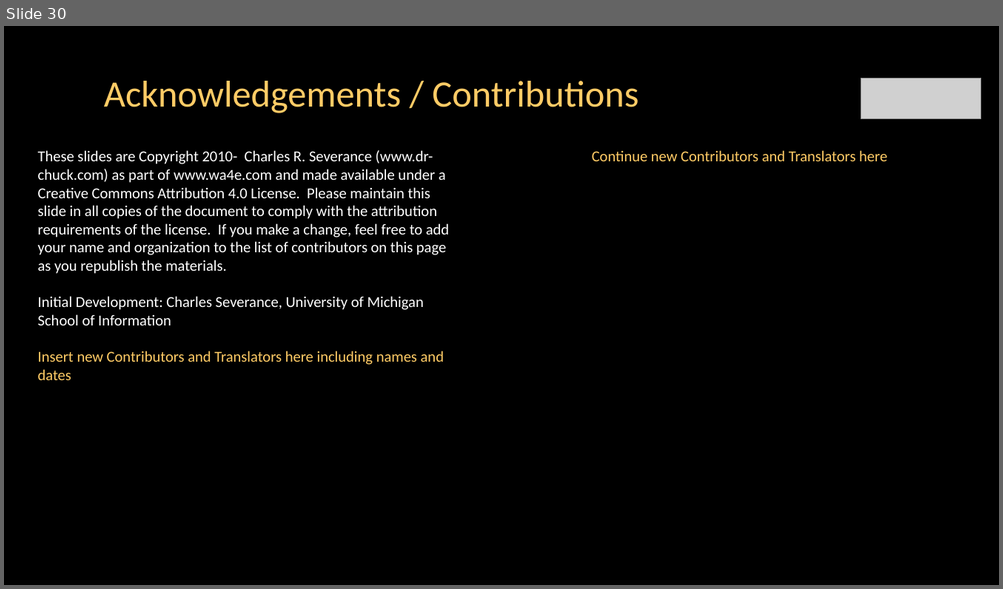
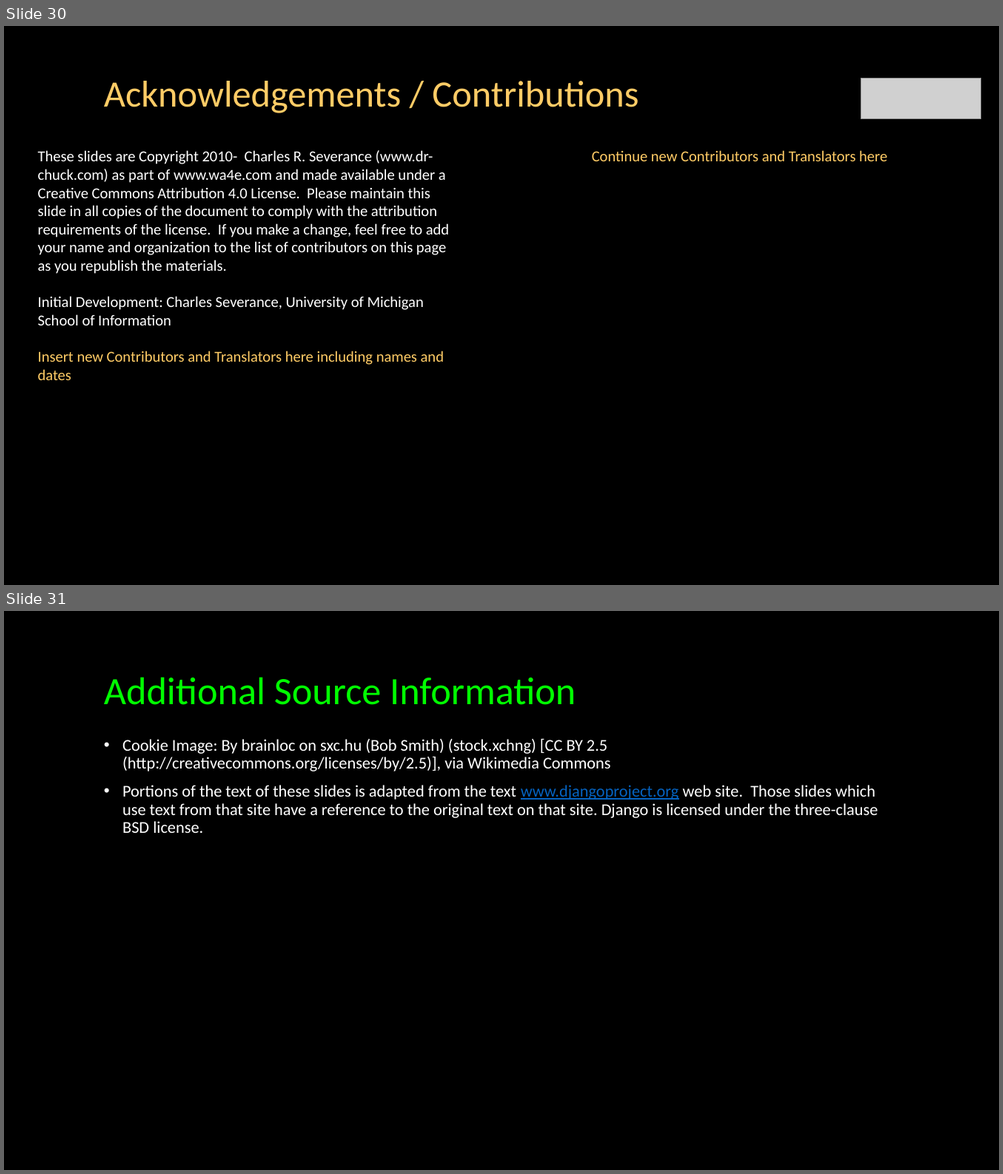
Before and after one commit to csev/dj4e, a slide deck: lectures/DJ-07-Cookies-Sessions.pptx. Shown one above the other, each under a label of ours: slide 30 before the commit, slides 30 and 31 after it. The pictures are 1003x589 and 1003x1174 pixels, drawn with LibreOffice and Linux fonts; fonts in the diff are those of the drawing; grey boxes stand for pictures. Boxes give left, top, right and bottom in pixels: in the first picture for what was removed or moved away, otherwise in the second. Text is boxed around its words. In the diff, an @@ line names an element or a change of style, - is before the commit and + after.

```diff
--- a/lectures/DJ-07-Cookies-Sessions.pptx
+++ b/lectures/DJ-07-Cookies-Sessions.pptx
@@ slide 31 added at [4, 611, 999, 1170], background #000000 @@
@@ title added at [104, 677, 575, 705], 37.3 pt, text #00FF00 @@
+Additional Source Information
@@ text added at [122, 738, 878, 833], 16 pt, text #FFFFFF @@
+• Cookie Image: By brainloc on sxc.hu (Bob Smith) (stock.xchng) [CC BY 2.5 (http://creativecommons.org/licenses/by/2.5)], via Wikimedia Commons
+• Portions of the text of these slides is adapted from the text www.djangoproject.org web site. Those slides which use text from that site have a reference to the original text on that site. Django is licensed under the three-clause BSD license.
```
Also in this commit, not shown: 8 slides changed, 6 other slides added, 6 slides removed, 7 other files.
